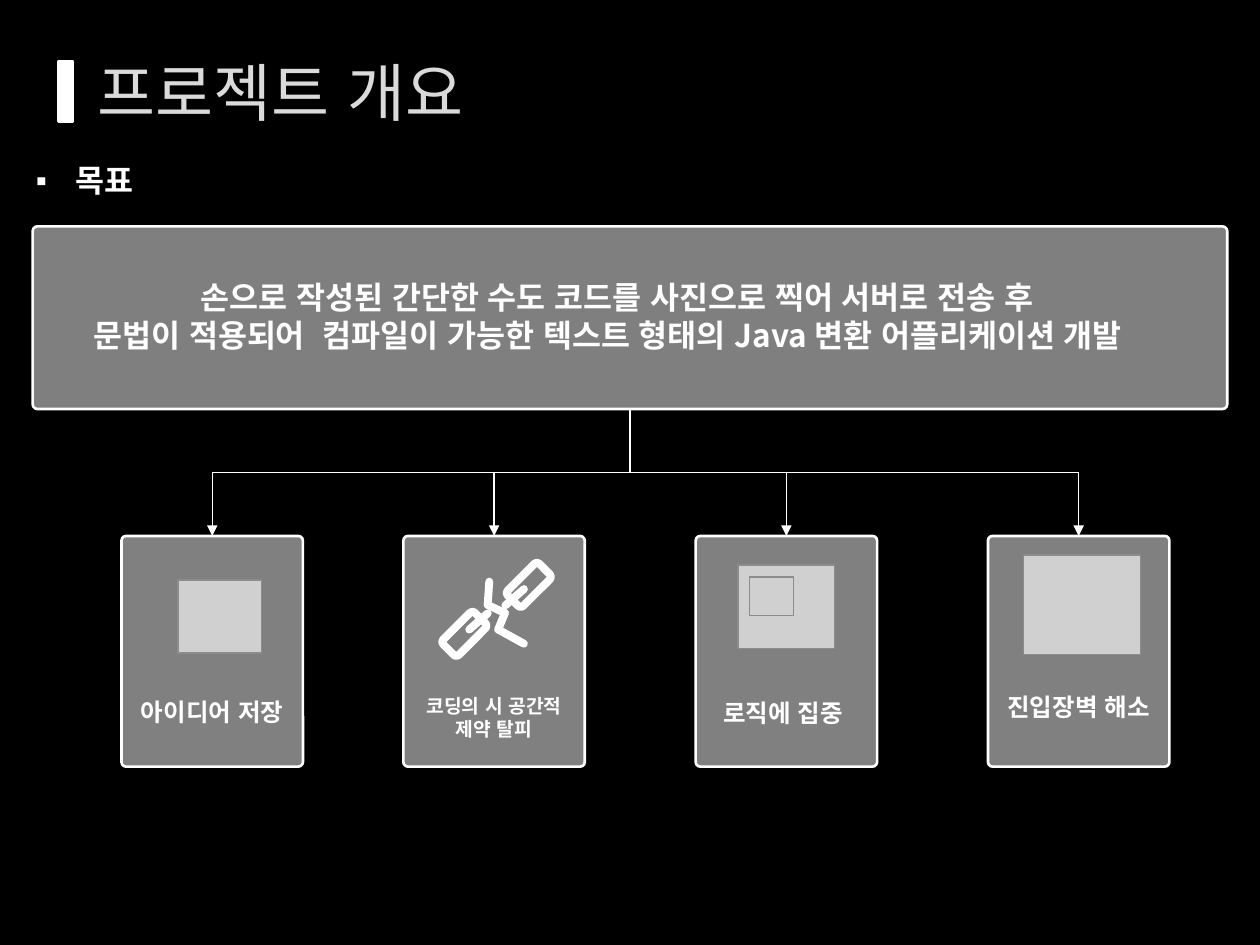
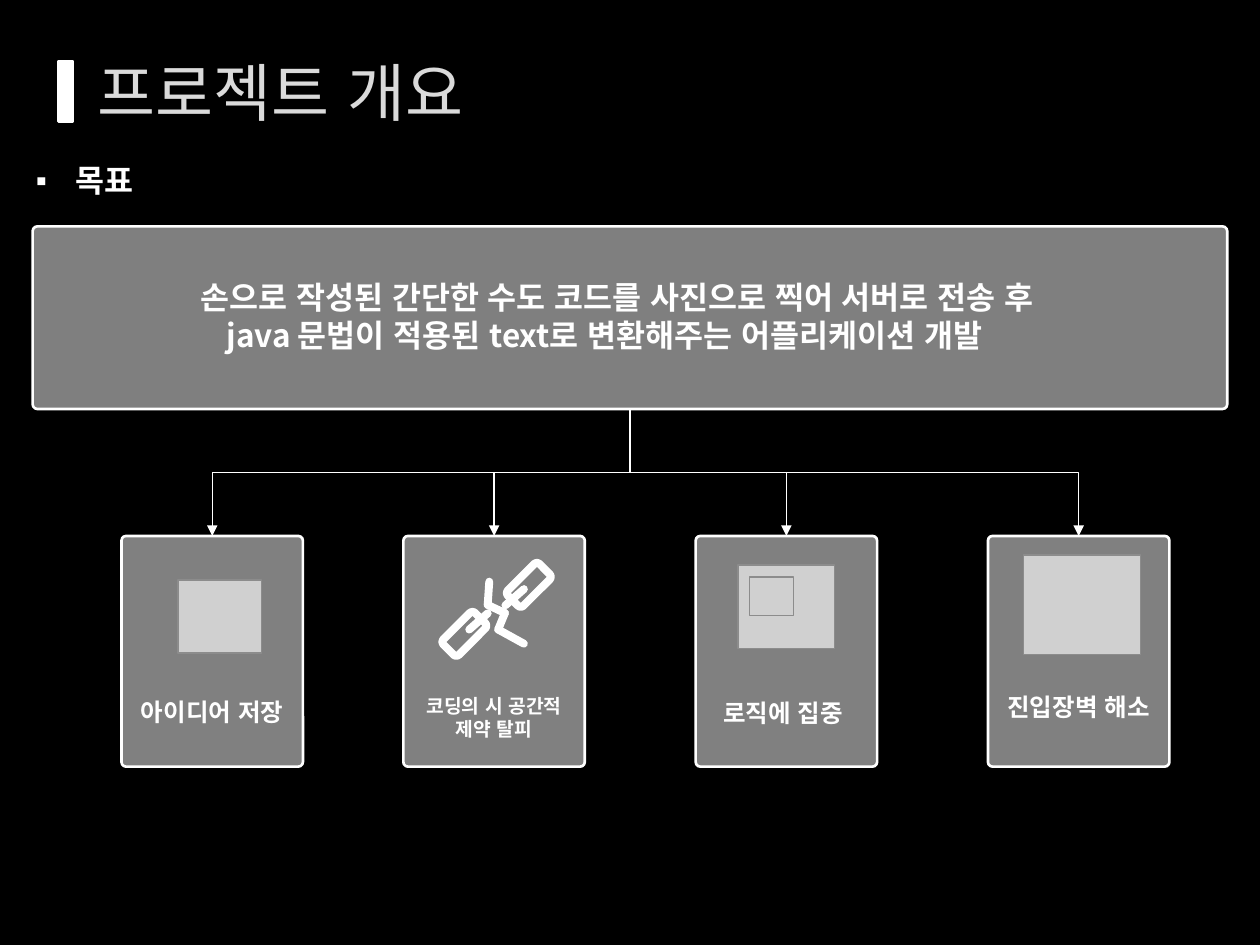
Before and after one commit to kookmin-sw/2018-cap1-2, a slide deck: slide 5 of doc/COWAY-mid-1.5.pptx. Drawn at 1260x945 pixels with LibreOffice and Linux fonts; fonts in the diff are those of the drawing; grey boxes stand for pictures; background and template pictures are left out. Boxes give left, top, right and bottom in pixels: in the first picture for what was removed or moved away, otherwise in the second. Text is boxed around its words. In the diff, an @@ line names an element or a change of style, - is before the commit and + after.

```diff
--- a/doc/COWAY-mid-1.5.pptx
+++ b/doc/COWAY-mid-1.5.pptx
@@ text at <box>226,320,982,354</box>: text changed @@
-문법이 적용되어 컴파일이 가능한 텍스트 형태의 Java 변환 어플리케이션 개발
+java 문법이 적용된 text로 변환해주는 어플리케이션 개발
```
Also in this commit, not shown: 3 other slides changed.
